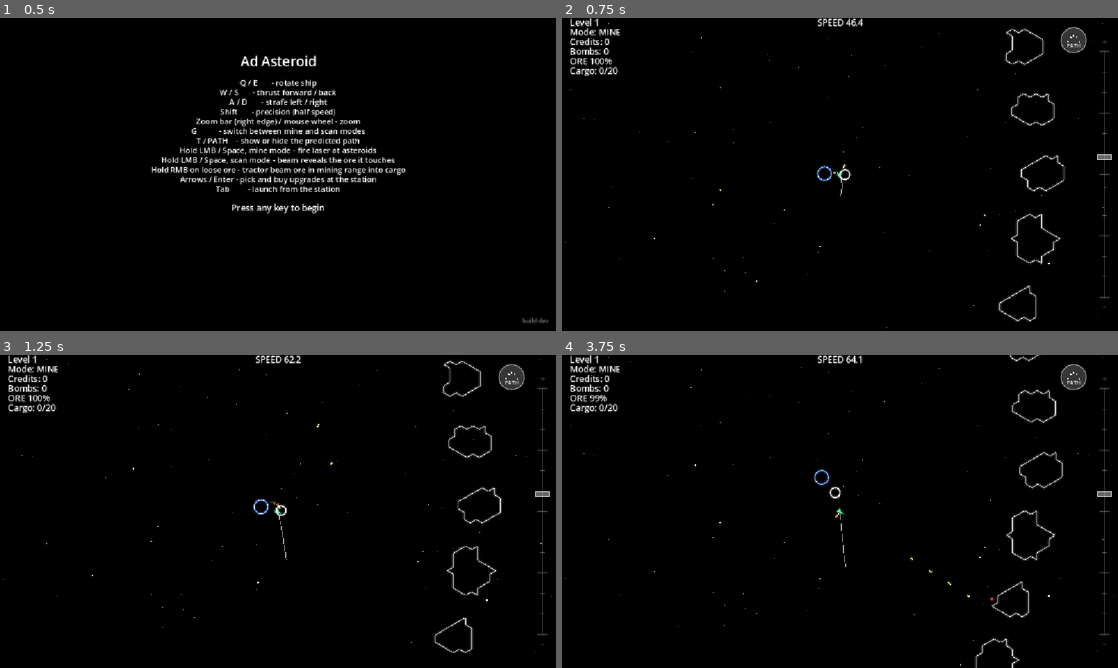
Above: before the commit, frames 1-4 (two rows, left to right).
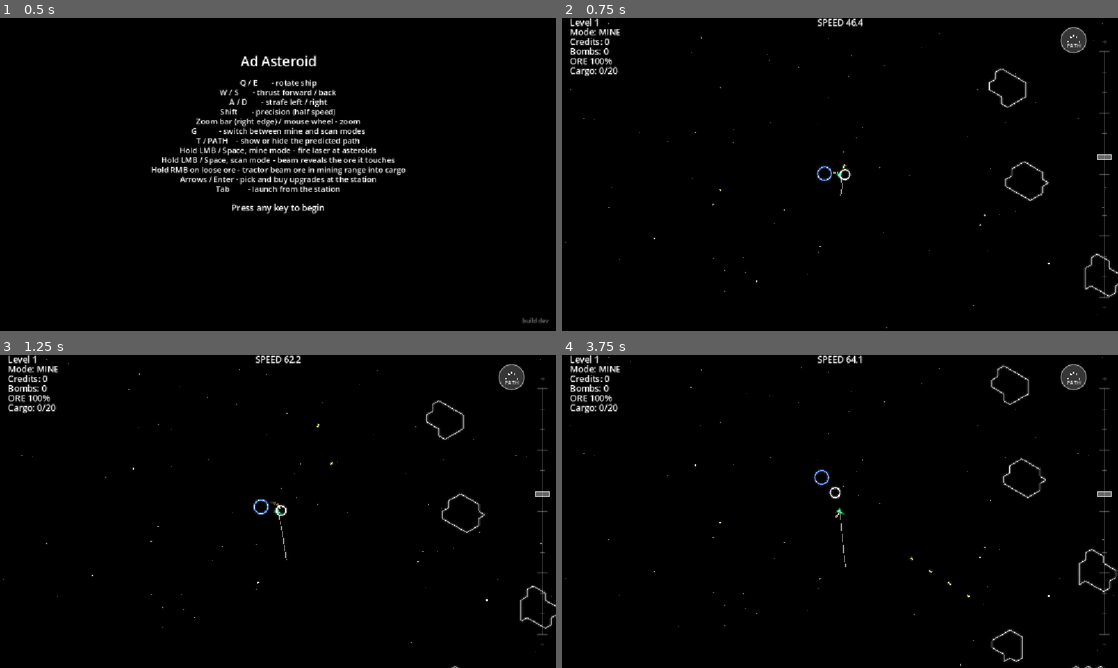
Above: after the commit, the same moments.

Repository: smdriggers/ad_asteroid_godot
Game: Godot game, scene res://main.tscn
Two runs of this game, one before a commit and one after it. Both use one fixed random seed, a clock stepped at 60 frames per second and the inputs below.
Inputs (mouse positions are in pixels of both pictures, inside the frame that each line leads up to):
- Up to frame 1 (0.5 s): no input
- Up to frame 2 (0.75 s): tap Enter at 0.5 s; move the mouse to (962, 158) at 0.52 s; hold D from 0.53 s (still down); hold E from 0.53 s (still down); click (962, 158) at 0.67 s
- Up to frame 3 (1.25 s): keep holding D; keep holding E; tap Space at 0.77 s
- Up to frame 4 (3.75 s): release D at 1.25 s; release E at 1.25 s; drag from (728, 527) to (812, 574) at 1.27 s; move the mouse to (895, 442) at 2.02 s; hold D 2.03-2.75 s; hold Shift 2.03-2.75 s; drag from (812, 574) to (673, 464) at 2.77 s; move the mouse to (1006, 558) at 3.52 s; hold A from 3.53 s (still down); hold Tab from 3.53 s (still down)

Frame 1 is identical in both runs. In frame 2, 1.3% of the frame differs, in the area x 76-100%, y 3-98%; in frame 3, 1.3%; in frame 4, 1.5%, in the area x 5-100%, y 0-100%.

Commit message:
Replace orbital lanes with random placement that avoids spawn overlap
The lane layout made belts look like neat chains. Rocks are placed at a
random radius and angle again, retried (ASTEROID_PLACEMENT_TRIES, 40)
until they start at least ASTEROID_SPACING clear of every rock already
placed. Only the starting layout is checked; rocks may drift into each
other later. A rock with no clear spot takes the roomiest one tried
instead of being dropped, and the console reports how many did.

Co-Authored-By: Claude Opus 5.5 <noreply@anthropic.com>

Diff:
--- a/config.gd
+++ b/config.gd
@@ -126,11 +126,11 @@
 # touches its planet's range, and level 2's first two belts were widened
 # down to 150 of clearance to fit their doubled rock counts.
 const BELT_CLEARANCE: float = 300.0
-# Asteroid spacing (game/system_gen.gd _place_all): rocks sit in orbital
-# lanes so they can never drift into each other. A rock that finds no
-# room in its belt is left out (the console says how many fit).
-const ASTEROID_SPACING: float = 20.0       # world px of clear space kept between rocks' outer edges
-const ASTEROID_PLACEMENT_TRIES: int = 12   # random radii tried per rock when starting a new lane
+# Asteroid spacing (game/system_gen.gd _place_all): each rock starts at a
+# random spot in its belt, retried until it isn't built on top of another.
+# Only the starting layout is checked; rocks may drift into each other later.
+const ASTEROID_SPACING: float = 20.0       # world px of clear space wanted between rocks' edges at the start
+const ASTEROID_PLACEMENT_TRIES: int = 40   # random spots tried per rock; if none is clear, the roomiest one tried is used
 
 # --- Levels (DESIGN.md §3.4) ---
 # Each level is its own solar system, all at the same scale. main.gd reads
--- a/game/system_gen.gd
+++ b/game/system_gen.gd
@@ -83,127 +83,64 @@
 		_charge_budget(graph, budget)
 		_finish_rock(graph)
 		others.append({"graph": graph, "size_class": entry["size_class"], "profile": entry["profile"], "belt": entry["belt"]})
-	# Biggest first packs the lanes better; small rocks fill the gaps after.
+	# Biggest first: they're hardest to fit, and small rocks fill the gaps after.
 	others.sort_custom(func(a, b): return a.graph.bounding_radius > b.graph.bounding_radius)
 	to_place.append_array(others)
 
 	return _place_all(to_place, belts, rng)
 
-# --- Placement: spaced orbital lanes ---
+# --- Placement: random, but not built on top of each other ---
 #
-# Rocks orbit the star at speeds set by their distance, so two rocks at
-# different distances drift past each other and will meet eventually
-# unless their orbits are farther apart than their combined size. Rocks
-# at exactly the same distance move in lockstep and keep their spacing
-# forever. So every belt is built from lanes (shared orbit radii): a rock
-# either joins a lane, spaced along it from its neighbours, or starts a
-# new lane far enough from every other lane's rocks that they can never
-# touch. A rock with no room anywhere in its belt is left out.
+# Each rock gets a random radius in its belt and a random starting angle,
+# retried until it starts clear of every rock already placed (their edges
+# at least ASTEROID_SPACING apart). Only the starting layout is checked:
+# rocks on different orbits drift and may bump into each other later,
+# which is fine. If no clear spot turns up in ASTEROID_PLACEMENT_TRIES,
+# the rock goes in the most open spot tried rather than being left out.
 
 static func _place_all(to_place: Array, belts: Array, rng: RandomNumberGenerator) -> Array:
-	var gap: float = Config.ASTEROID_SPACING
-	var lanes_by_belt: Dictionary = {}   # belt index -> Array of {"r","max_b","rocks": Array of {"phase","b"}}
-	var asked: Dictionary = {}           # belt index -> rocks wanted
-	var got: Dictionary = {}             # belt index -> rocks placed
+	var placed: Array = []   # {"pos": Vector2 at world_time 0, "b": bounding radius}
 	var results: Array = []
-
+	var crowded: int = 0
 	for item in to_place:
-		var bi: int = 0
-		for k in range(belts.size()):
-			if is_same(belts[k], item.belt):
-				bi = k
+		var b: float = item.graph.bounding_radius
+		var best_r: float = 0.0
+		var best_phase: float = 0.0
+		var best_room: float = -INF
+		for attempt in range(Config.ASTEROID_PLACEMENT_TRIES):
+			var r: float = rng.randf_range(item.belt.inner, item.belt.outer)
+			var phase: float = rng.randf_range(0.0, TAU)
+			var room: float = _room_at(placed, r * Vector2(cos(phase), sin(phase)), b)
+			if room > best_room:
+				best_room = room
+				best_r = r
+				best_phase = phase
+			if room >= Config.ASTEROID_SPACING:
 				break
-		asked[bi] = asked.get(bi, 0) + 1
-		if not lanes_by_belt.has(bi):
-			lanes_by_belt[bi] = []
-		var lanes: Array = lanes_by_belt[bi]
-		var b: float = item.graph.bounding_radius
-		var spot = _find_spot(lanes, item.belt, b, gap, rng)
-		if spot == null:
-			continue
-		if spot.lane < 0:
-			lanes.append({"r": spot.r, "max_b": b, "rocks": [{"phase": spot.phase, "b": b}]})
-		else:
-			var lane: Dictionary = lanes[spot.lane]
-			lane.rocks.append({"phase": spot.phase, "b": b})
-			lane.max_b = maxf(lane.max_b, b)
-		got[bi] = got.get(bi, 0) + 1
+		if best_room < 0.0:
+			crowded += 1
+		placed.append({"pos": best_r * Vector2(cos(best_phase), sin(best_phase)), "b": b})
 
 		var result := RockResult.new()
 		result.graph = item.graph
 		result.size_class = item.size_class
 		result.profile = item.profile
-		result.orbit_radius = spot.r
-		result.phase = spot.phase
+		result.orbit_radius = best_r
+		result.phase = best_phase
 		results.append(result)
-
-	for bi in asked.keys():
-		var belt: Dictionary = belts[bi]
-		if got.get(bi, 0) < asked[bi]:
-			print("Belt %d-%d (%s): room for %d of %d rocks without overlaps" % [belt.inner, belt.outer, belt.kind, got.get(bi, 0), asked[bi]])
+	if crowded > 0:
+		print("%d rocks found no clear spot and start overlapping a neighbour" % crowded)
 	return results
 
-static func _find_spot(lanes: Array, belt: Dictionary, b: float, gap: float, rng: RandomNumberGenerator):
-	# {"r","phase","lane"} (lane = index into lanes, -1 = start a new one), or null if none fits.
-	# 1) Join an existing lane: try just past each rock already on it.
-	var order: Array = range(lanes.size())
-	for i in range(order.size() - 1, 0, -1):  # shuffle with the seeded rng so a pinned SYSTEM_SEED stays reproducible
-		var j: int = rng.randi_range(0, i)
-		var tmp = order[i]
-		order[i] = order[j]
-		order[j] = tmp
-	for li in order:
-		var lane: Dictionary = lanes[li]
-		for rock in lane.rocks:
-			var step: float = _arc_angle(lane.r, rock.b + b + gap)
-			if step < 0.0:
-				continue
-			var phase: float = wrapf(rock.phase + step, 0.0, TAU)
-			if _fits(lanes, lane.r, phase, b, gap, li):
-				return {"r": lane.r, "phase": phase, "lane": li}
-
-	# 2) Start a new lane: as tight against an existing lane as allowed,
-	# or at the belt's edges, or anywhere at random; pick among the valid.
-	var radii: Array = [belt.inner, belt.outer]
-	for lane in lanes:
-		radii.append(lane.r - (lane.max_b + b + gap))
-		radii.append(lane.r + (lane.max_b + b + gap))
-	for i in range(Config.ASTEROID_PLACEMENT_TRIES):
-		radii.append(rng.randf_range(belt.inner, belt.outer))
-	var valid: Array = []
-	for r in radii:
-		if r < belt.inner or r > belt.outer:
-			continue
-		if _fits(lanes, r, 0.0, b, gap, -1):
-			valid.append(r)
-	if valid.is_empty():
-		return null
-	return {"r": valid[rng.randi() % valid.size()], "phase": rng.randf_range(0.0, TAU), "lane": -1}
-
-static func _fits(lanes: Array, r: float, phase: float, b: float, gap: float, own_lane: int) -> bool:
-	# Whether a rock of bounding radius b at (r, phase) can never touch any
-	# placed rock. own_lane: index of the lane it would join (same orbit), or -1.
-	for li in range(lanes.size()):
-		var lane: Dictionary = lanes[li]
-		if li == own_lane:
-			for rock in lane.rocks:
-				var need: float = rock.b + b + gap
-				var d: float = absf(wrapf(phase - rock.phase, -PI, PI))
-				if 2.0 * r * sin(d / 2.0) < need:  # chord between the two centres
-					return false
-		else:
-			if absf(r - lane.r) >= lane.max_b + b + gap:
-				continue  # the whole lane is clear
-			for rock in lane.rocks:
-				if absf(r - lane.r) < rock.b + b + gap:
-					return false  # different orbits this close meet eventually
-	return true
-
-static func _arc_angle(r: float, chord: float) -> float:
-	# Angle along an orbit of radius r that spans `chord`; -1 if it can't.
-	if r <= 0.0 or chord >= 2.0 * r:
-		return -1.0
-	return 2.0 * asin(chord / (2.0 * r))
+static func _room_at(placed: Array, pos: Vector2, b: float) -> float:
+	# Smallest gap between this rock's edge and any placed rock's edge
+	# (negative = overlapping). The star sits at the origin at world_time
+	# 0, which is when every system is built, so orbit radius + phase
+	# give each rock's starting position directly.
+	var room: float = INF
+	for p in placed:
+		room = minf(room, pos.distance_to(p.pos) - p.b - b)
+	return room
 
 static func _weighted_pick(weights: Dictionary, rng: RandomNumberGenerator):
 	var total: float = 0.0
